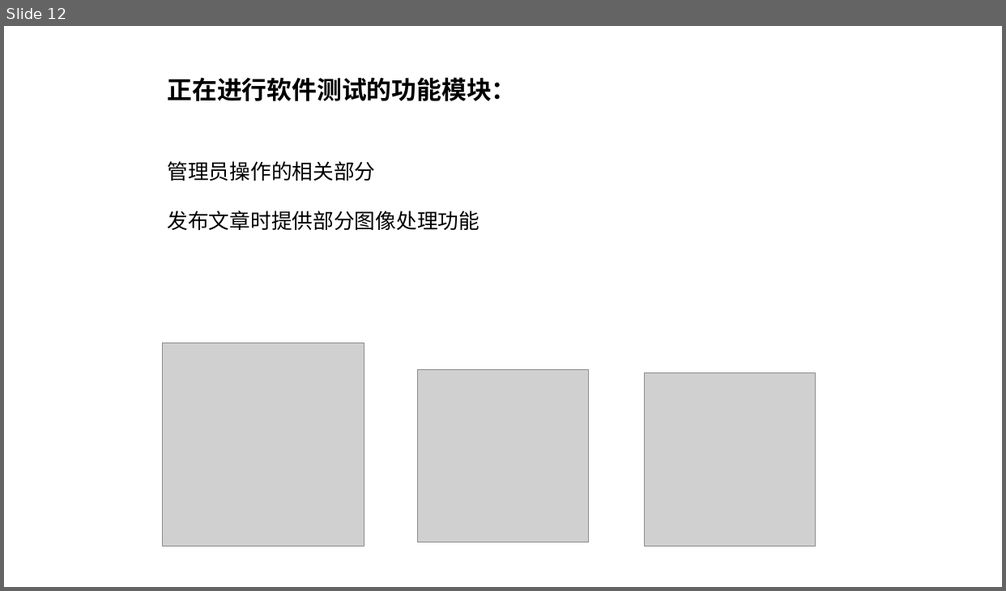
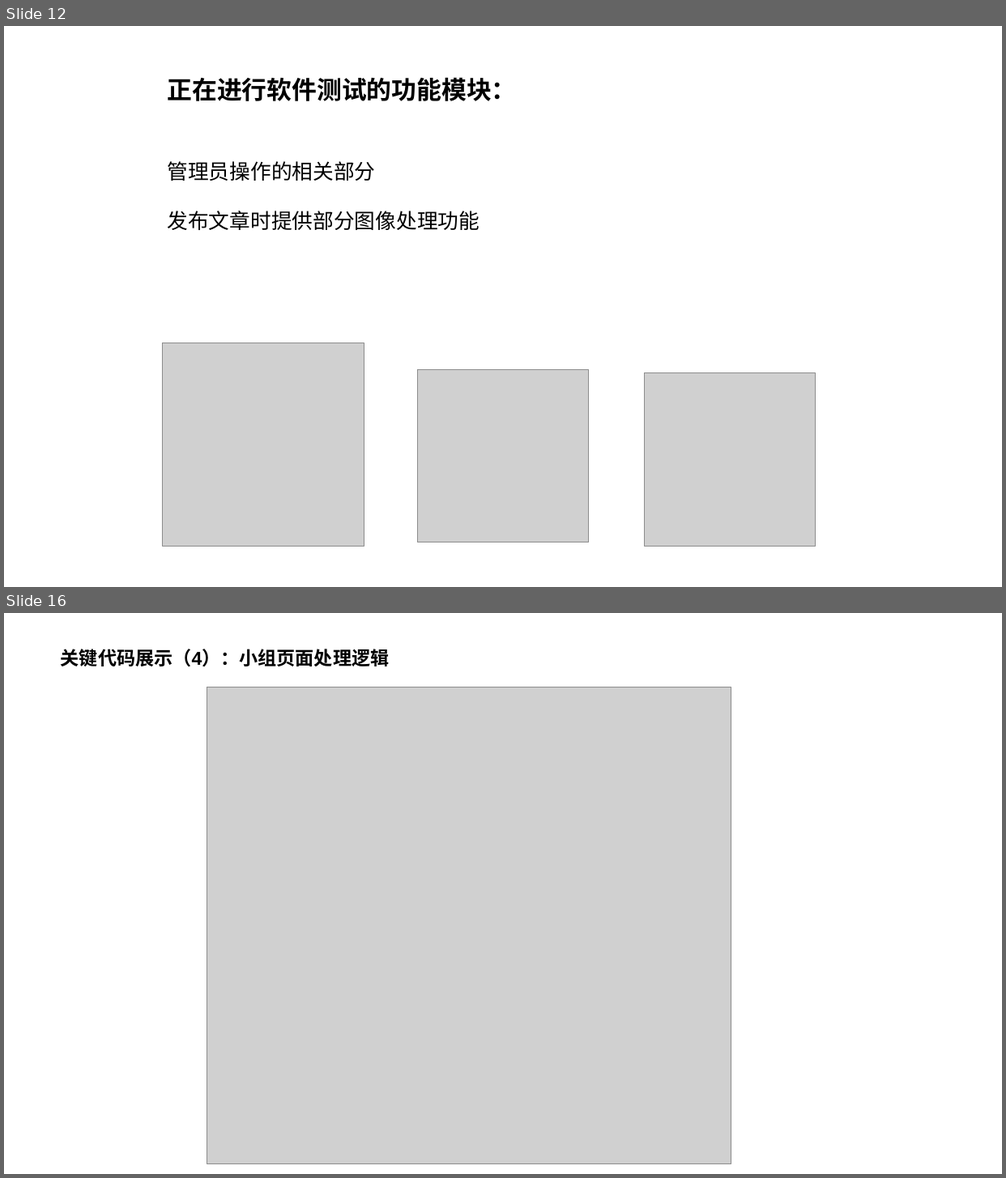
Before and after one commit to ACIUvU/nanuAPP, a slide deck: Documents/王琛越个人演示.pptx. Shown one above the other, each under a label of ours: slide 12 before the commit, slides 12 and 16 after it; the slides between them are not shown. The pictures are 1006x591 and 1006x1178 pixels, drawn with LibreOffice and Linux fonts; fonts in the diff are those of the drawing; grey boxes stand for pictures; background and template pictures are left out. Boxes give left, top, right and bottom in pixels: in the first picture for what was removed or moved away, otherwise in the second. Text is boxed around its words. In the diff, an @@ line names an element or a change of style, - is before the commit and + after.

```diff
--- a/Documents/王琛越个人演示.pptx
+++ b/Documents/王琛越个人演示.pptx
@@ slide 16 added at [4,613,1002,1174], background picture (left out) @@
@@ text added at [61,649,390,666], 18 pt, text #000000, bold @@
+关键代码展示（4）：小组页面处理逻辑
@@ picture added at [206,687,731,1165] @@
```
Also in this commit, not shown: 4 other slides added, 2 other files.
